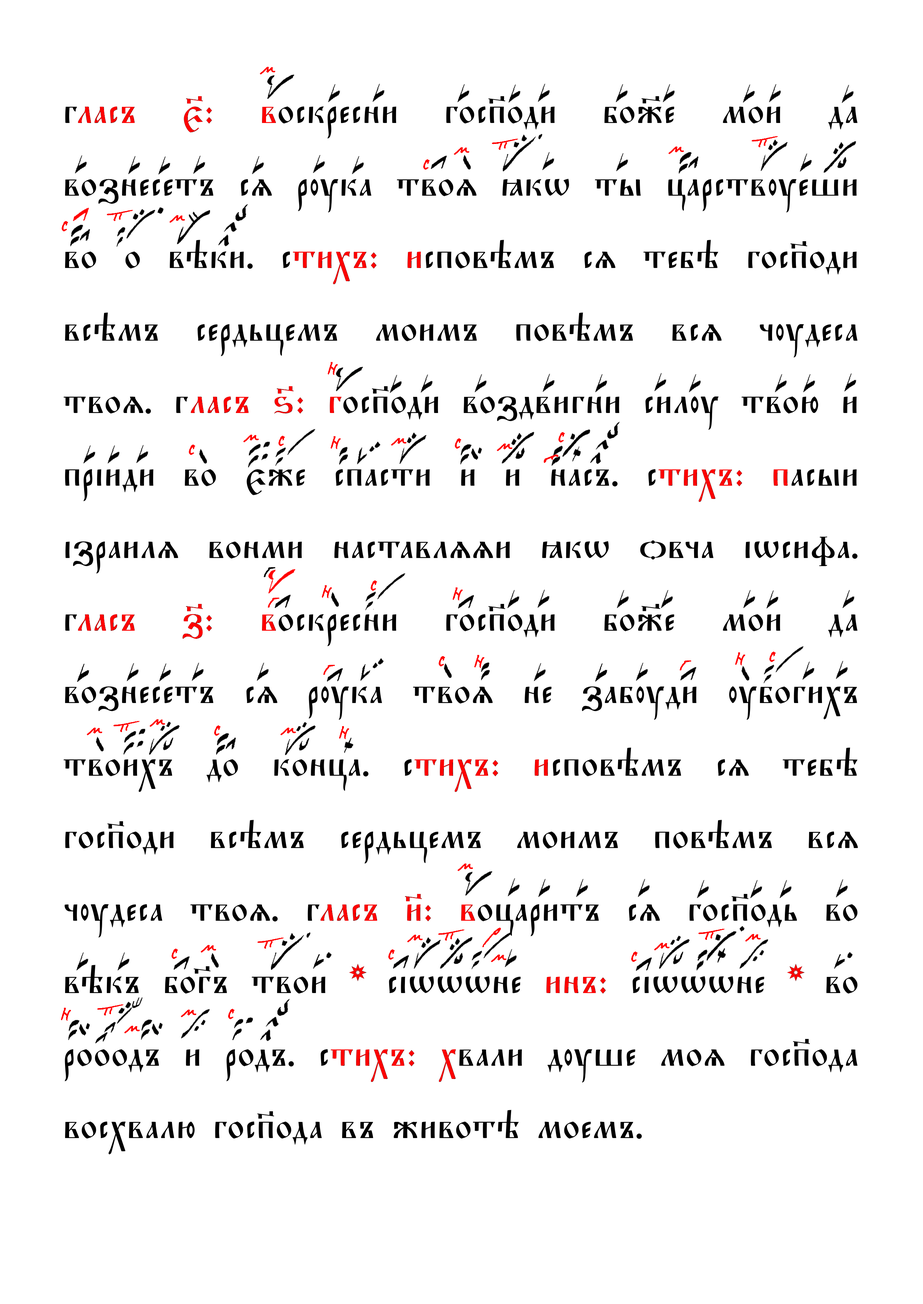
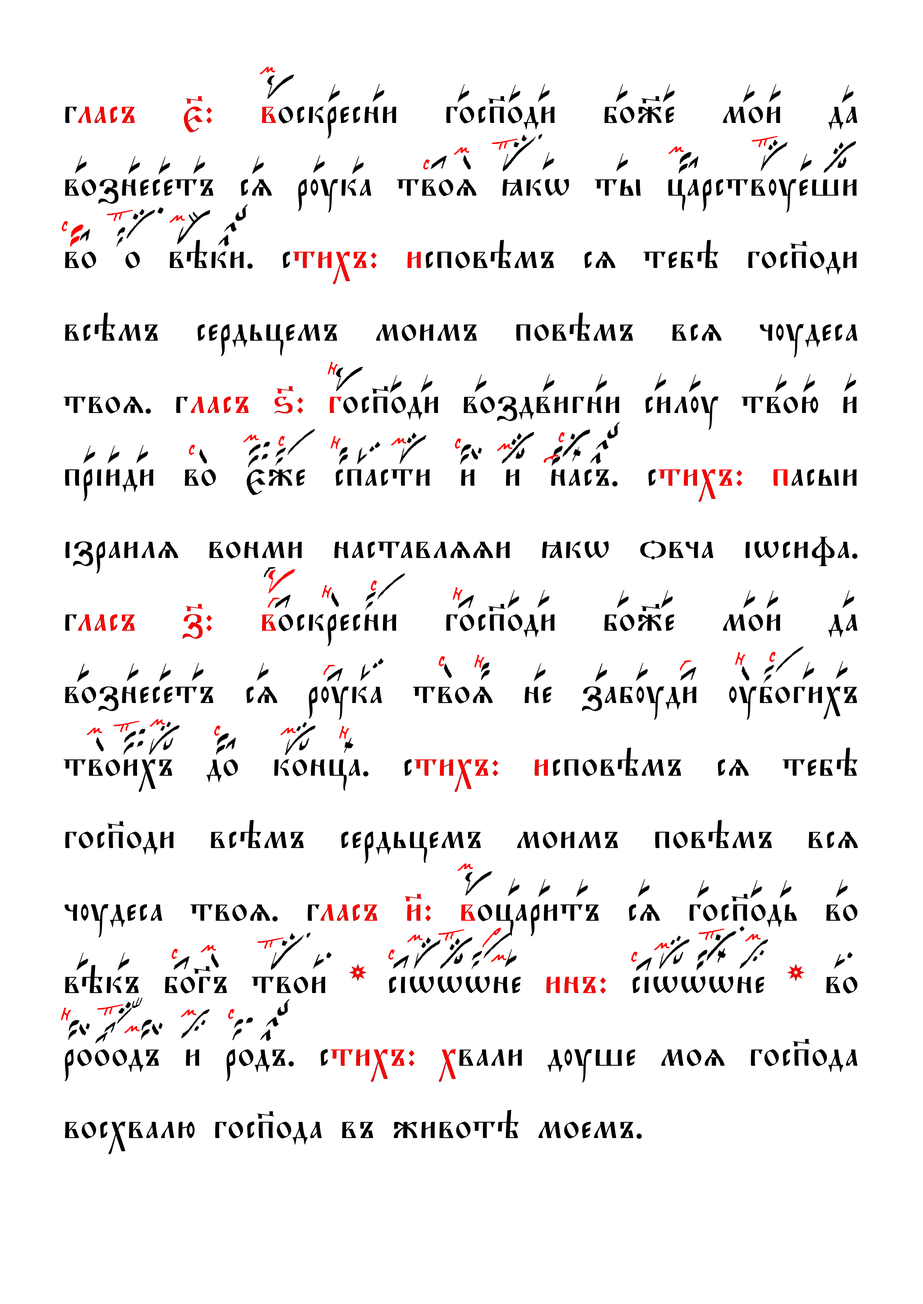
Layers edited between the first and the second w=923, h=1304 image:
painted on "Крюки" over [70, 207, 89, 247]
